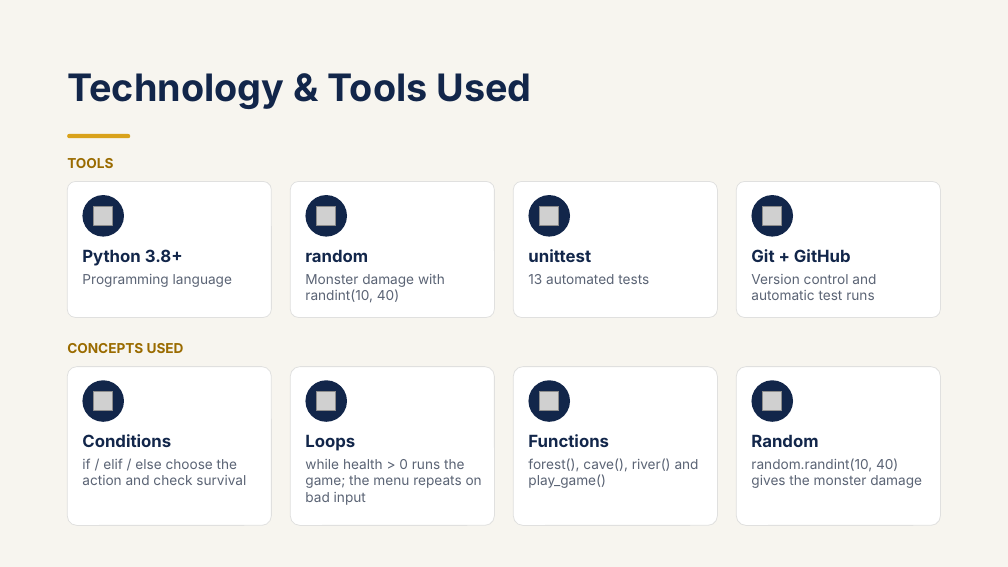
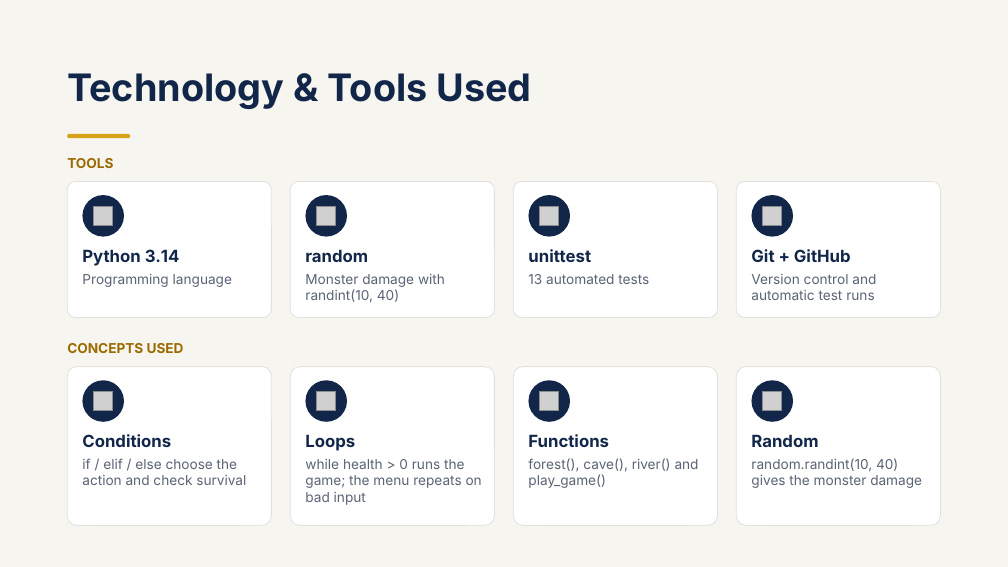
Before and after one commit to shoaibakhtar-08/text-adventure-game, a slide deck: slide 4 of Presentation/Text Based Adventure Game PPT.pptx. Drawn at 1008x567 pixels with LibreOffice and Linux fonts; fonts in the diff are those of the drawing; grey boxes stand for pictures. Boxes give left, top, right and bottom in pixels: in the first picture for what was removed or moved away, otherwise in the second. Text is boxed around its words. In the diff, an @@ line names an element or a change of style, - is before the commit and + after.

Commit message:
Python version fixed

```diff
--- a/Presentation/Text Based Adventure Game PPT.pptx
+++ b/Presentation/Text Based Adventure Game PPT.pptx
@@ text at <box>82,249,180,266</box>: text changed @@
-Python 3.8+
+Python 3.14
```
Also in this commit, not shown: 1 other file.
